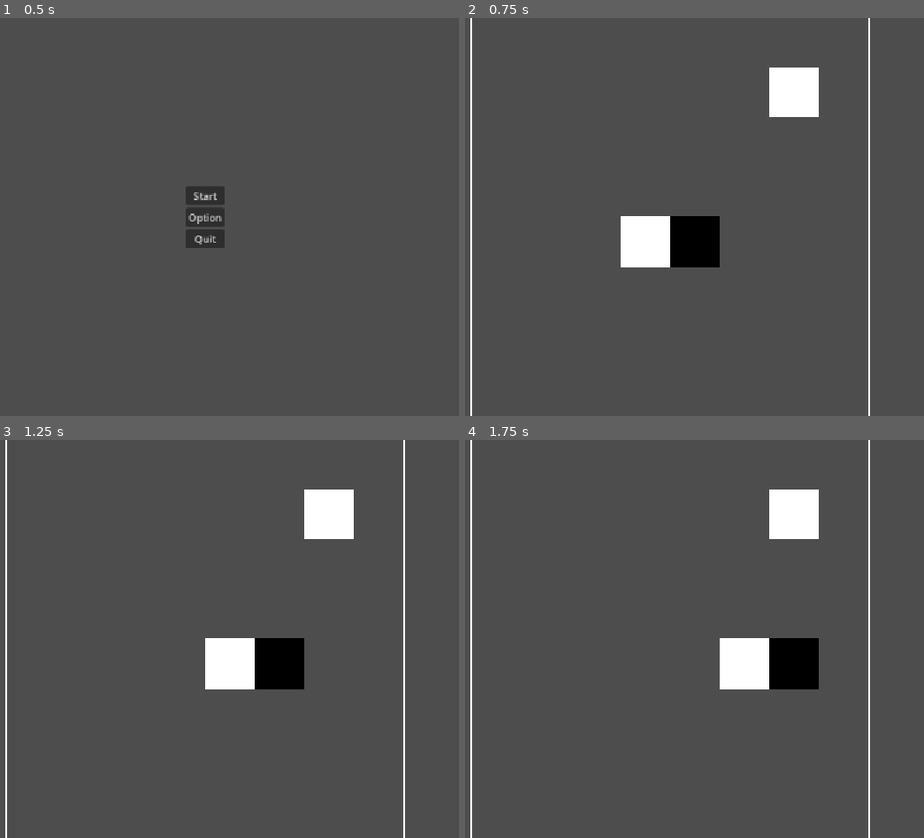
Above: before the commit, frames 1-4 (two rows, left to right).
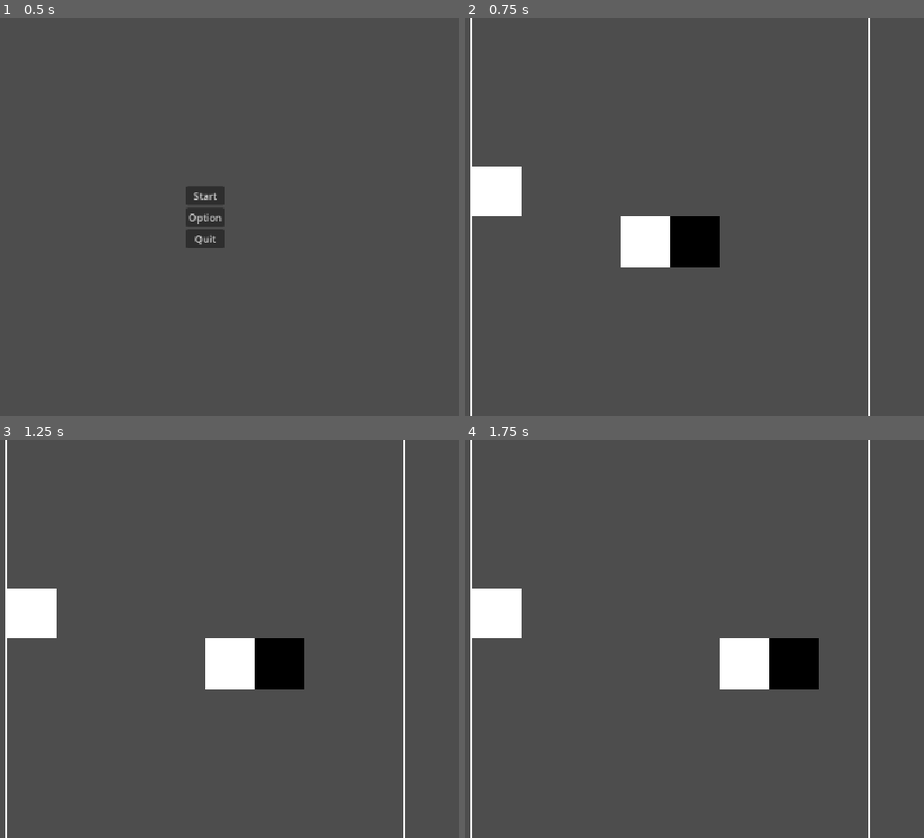
Above: after the commit, the same moments.

Repository: zml9167/snake
Game: Godot game, scene res://scenes/main/main.tscn
Two runs of this game, one before a commit and one after it. Both use one fixed random seed, a clock stepped at 60 frames per second and the inputs below.
Inputs:
- Up to frame 1 (0.5 s): no input
- Up to frame 2 (0.75 s): click "Start" at 0.5 s
- Up to frame 3 (1.25 s): no input
- Up to frame 4 (1.75 s): hold D (move_right) from 1.28 s (still down)

Frame 1 is identical in both runs. In frame 2, 2.7% of the frame differs, in the area x 1-78%, y 12-50%; in frame 3, 2.7%; in frame 4, 2.7%.

Commit message:
Refactor grid to Vector2i shape and tidy game scripts
- Replace GameGrid colums/rows with shape: Vector2i
- Prefix internal game methods with underscore
- Spawn initial snake from START_LENGTH
- Cast settings sliders to int before saving

Diff:
--- a/scenes/game/game.gd
+++ b/scenes/game/game.gd
@@ -28,8 +28,8 @@
 # Called when the node enters the scene tree for the first time.
 func _ready() -> void:
 	grid = GameGrid.new()
-	grid.colums = Global.config.grid_colums
-	grid.rows = Global.config.grid_rows
+	grid.shape.x = Global.config.grid_colums
+	grid.shape.y = Global.config.grid_rows
 	var cell_width = viewport_size.x / Global.config.grid_colums
 	var cell_height = viewport_size.y / Global.config.grid_rows
 	if cell_width == cell_height:
@@ -46,17 +46,16 @@
 		grid.offset.y = 0
 	grid.size.x = grid.cell_size * Global.config.grid_colums
 	grid.size.y = grid.cell_size * Global.config.grid_rows
-	draw_boundary()
+	_draw_boundary()
 	grid.total = Global.config.grid_colums * Global.config.grid_rows
 	start_index = grid.position2index(viewport_size / 2)
 	mesh = QuadMesh.new()
 	mesh.size.x = grid.cell_size
 	mesh.size.y = grid.cell_size
-	spawn_snake_node(start_index)
-	spawn_snake_node(start_index - 1)
+	_spawn_snake()
 	snake_nodes[0].modulate = Color()
-	init_food()
-	spawn_food()
+	_init_food()
+	_spawn_food()
 	timer.wait_time = _tick_interval()
 	timer.start()
 
@@ -95,21 +94,25 @@
 		next_direction = Vector2.DOWN
 
 
-func draw_boundary():
+func _draw_boundary():
 	line_2d.points = PackedVector2Array([
 		grid.offset, grid.offset + Vector2(grid.size.x, 0),
 		grid.offset + Vector2(grid.size.x, 0) + Vector2(0, grid.size.y),
 		grid.offset + Vector2(0, grid.size.y)
 	])
 
-func spawn_snake_node(index: int):
+func _spawn_snake():
+	for i in range(START_LENGTH):
+		_spawn_snake_node(start_index - i)
+
+func _spawn_snake_node(index: int):
 	var instance = MeshInstance2D.new()
 	instance.position = grid.index2position(index)
 	instance.mesh = mesh
 	snake.add_child(instance)
 	snake_nodes.append(instance)
 
-func snake_grow_up(value: int):
+func _snake_grow_up(value: int):
 	for i in range(value):
 		var instance = MeshInstance2D.new()
 		instance.mesh = mesh
@@ -118,13 +121,13 @@
 		snake_nodes.append(instance)
 
 
-func init_food():
+func _init_food():
 	food_node = MeshInstance2D.new()
 	food_node.mesh = mesh
 	food.add_child(food_node)
 
 
-func spawn_food():
+func _spawn_food():
 	var excluded = []
 	for node in snake_nodes:
 		excluded.append(grid.position2index(node.position))
@@ -158,8 +161,8 @@
 	snake_nodes.push_front(node)
 
 	if food_node.position.is_equal_approx(snake_nodes[0].position):
-		spawn_food()
-		snake_grow_up(1)
+		_spawn_food()
+		_snake_grow_up(1)
 
 	if (
 		node.position.x < grid.offset.x
--- a/scenes/main/options.gd
+++ b/scenes/main/options.gd
@@ -37,5 +37,5 @@
 
 
 func _on_ok_pressed() -> void:
-	Global.save_settings(colum_h_slider.value, row_h_slider.value)
+	Global.save_settings(int(colum_h_slider.value), int(row_h_slider.value))
 	options_hide.emit()
--- a/scripts/core/grid.gd
+++ b/scripts/core/grid.gd
@@ -1,19 +1,19 @@
 class_name GameGrid
 
-var colums: int
-var rows: int
+var shape: Vector2i
 var cell_size: float
 var offset: Vector2
 var total: int
 var size: Vector2
 
 func index2position(index: int):
-	var row = int(index / colums)
-	var col = index % colums
+	@warning_ignore("integer_division")
+	var row = int(index / shape.x)
+	var col = index % shape.x
 	var pos = Vector2(col+0.5, row+0.5) * cell_size
 	return pos + offset
 
 func position2index(pos: Vector2) -> int:
 	var res = Vector2i((pos - offset) / cell_size)
-	var index = res.y * colums + res.x
+	var index = res.y * shape.x + res.x
 	return index
